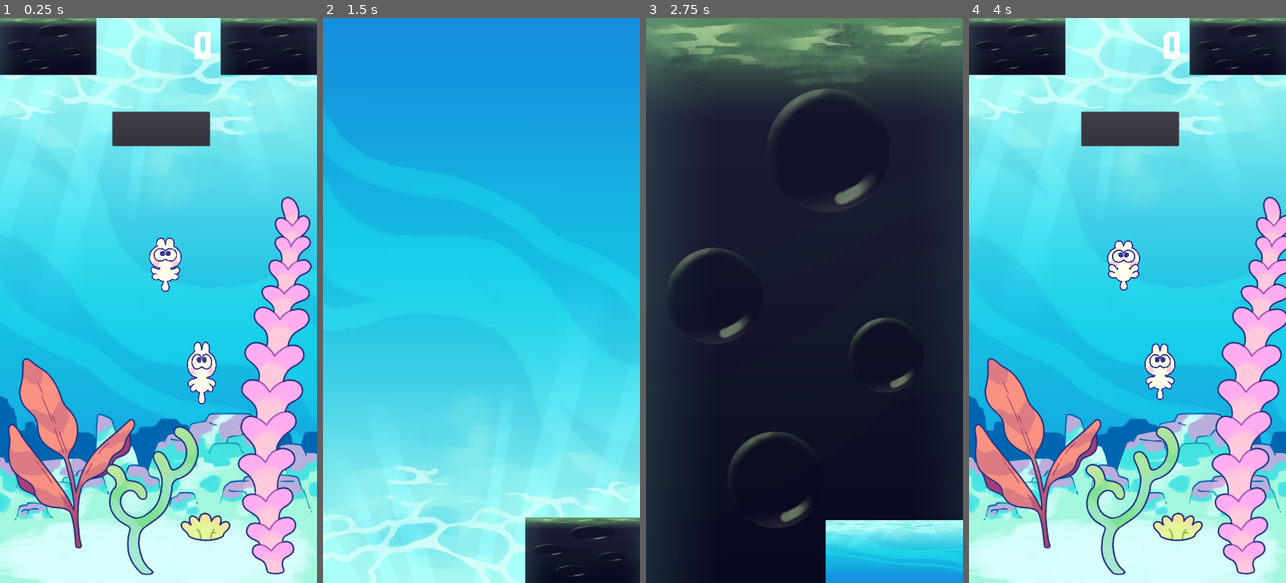
Above: before the commit, frames 1-4 (left to right).
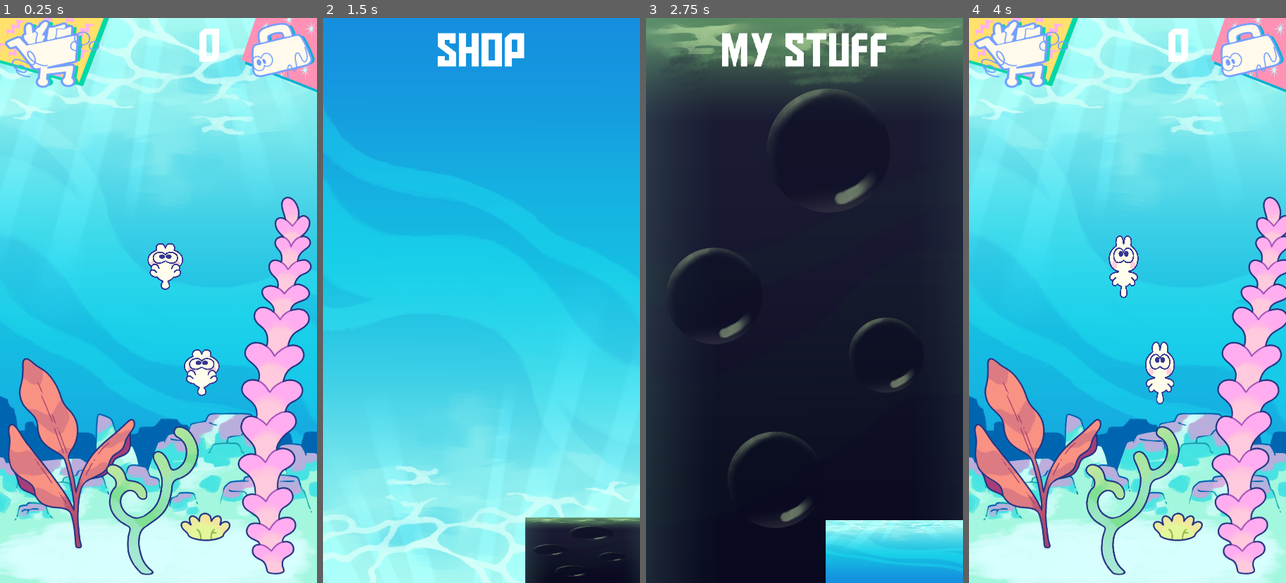
Above: after the commit, the same moments.

Repository: jespaepae/Subzoos
Game: Godot game, scene res://scenes/Game.tscn
Same seed, same stepped clock (60 frames per second), same inputs: the game is played once before the commit and once after it. Sound files missing from this copy of the repository are replaced by a short silence.
Inputs (mouse positions are in pixels of both pictures, inside the frame that each line leads up to; where the layout moved, square brackets give the same spot in the first picture):
- Up to frame 1 (0.25 s): no input
- Up to frame 2 (1.5 s): click (370, 46) at 0.52 s; click (380, 51) [370, 46] at 1.25 s
- Up to frame 3 (2.75 s): click (915, 63) [915, 46] at 2 s
- Up to frame 4 (4 s): click (1026, 51) [1016, 46] at 2.75 s; click (1228, 549) at 3.5 s

The runs differ from the first frame. In frame 1, 10% of the frame differs, in the area x 0-100%, y 0-69%; in frame 2, 1.1%; in frame 3, 1.7%; in frame 4, 9.8%.

Commit message:
implemented death animation

Diff:
--- a/autoloads/MusicController.tscn
+++ b/autoloads/MusicController.tscn
@@ -1,6 +1,6 @@
 [gd_scene load_steps=3 format=2]
 
-[ext_resource path="res://Music.gd" type="Script" id=1]
+[ext_resource path="res://autoloads/Music.gd" type="Script" id=1]
 [ext_resource path="res://autoloads/MusicController.gd" type="Script" id=2]
 
 [node name="MusicController" type="Node"]
--- a/project.godot
+++ b/project.godot
@@ -13,6 +13,7 @@
 config/name="Subzoos"
 run/main_scene="res://scenes/Game.tscn"
 config/icon="res://icon.png"
+config/windows_native_icon="res://icon.ico"
 
 [autoload]
 
--- a/save/save_file.gd
+++ b/save/save_file.gd
@@ -16,7 +16,8 @@
 	var file = File.new()
 	if not file.file_exists(SAVE_FILE):
 		game_data = {
-			"money": 0
+			"money": 0,
+			"backgrounds": []
 		}
 		save_data()
 	file.open(SAVE_FILE, File.READ)
--- a/scenes/Game.gd
+++ b/scenes/Game.gd
@@ -8,15 +8,13 @@
 
 func _ready():
 	MusicController.play_tank_music()
-	var font = Money.get_font("font")
-	font.size = 130
+	self.set_font_size(160)
 	if game_data.size() != 0:
 		Money.text = String(game_data.money)
 
 func _on_ShopButton_pressed():
 	if get_tree().change_scene("res://scenes/Shop.tscn") != OK:
 		print ("An unexpected error occured when trying to switch to the Shop scene")
-
 
 func _on_InventoryButton_pressed():
 	if get_tree().change_scene("res://scenes/Inventory.tscn") != OK:
@@ -27,3 +25,7 @@
 	game_data.money += 1
 	Money.text = String(game_data.money)
 	SaveFile.save_data()
+
+func set_font_size(size):
+	var font = Money.get_font("font")
+	font.size = size
--- a/scenes/Game.tscn
+++ b/scenes/Game.tscn
@@ -18,11 +18,27 @@
 [ext_resource path="res://assets/images/sea_monkey/Timeline 1_0005.png" type="Texture" id=16]
 [ext_resource path="res://assets/images/sea_monkey/Timeline 1_0008.png" type="Texture" id=17]
 [ext_resource path="res://assets/images/sea_monkey/Timeline 1_0003.png" type="Texture" id=18]
-[ext_resource path="res://assets/images/aquarium background 2.png" type="Texture" id=19]
+[ext_resource path="res://assets/images/shop icon.png" type="Texture" id=19]
 [ext_resource path="res://scenes/Game.gd" type="Script" id=20]
+[ext_resource path="res://assets/images/inventory icon.png" type="Texture" id=21]
+[ext_resource path="res://assets/images/ded subzoo anim/Timeline 1_0001.png" type="Texture" id=22]
+[ext_resource path="res://assets/images/ded subzoo anim/Timeline 1_0002.png" type="Texture" id=23]
+[ext_resource path="res://assets/images/ded subzoo anim/Timeline 1_0000.png" type="Texture" id=24]
+[ext_resource path="res://assets/images/ded subzoo anim/Timeline 1_0008.png" type="Texture" id=25]
+[ext_resource path="res://assets/images/ded subzoo anim/Timeline 1_0004.png" type="Texture" id=26]
+[ext_resource path="res://assets/images/ded subzoo anim/Timeline 1_0003.png" type="Texture" id=27]
+[ext_resource path="res://assets/images/ded subzoo anim/Timeline 1_0007.png" type="Texture" id=28]
+[ext_resource path="res://assets/images/ded subzoo anim/Timeline 1_0009.png" type="Texture" id=29]
+[ext_resource path="res://assets/images/ded subzoo anim/Timeline 1_0005.png" type="Texture" id=30]
+[ext_resource path="res://assets/images/ded subzoo anim/Timeline 1_0006.png" type="Texture" id=31]
 
 [sub_resource type="SpriteFrames" id=1]
 animations = [ {
+"frames": [ ExtResource( 24 ), ExtResource( 22 ), ExtResource( 23 ), ExtResource( 27 ), ExtResource( 26 ), ExtResource( 30 ), ExtResource( 31 ), ExtResource( 28 ), ExtResource( 25 ), ExtResource( 29 ) ],
+"loop": true,
+"name": "ded",
+"speed": 15.0
+}, {
 "frames": [  ],
 "loop": true,
 "name": "default",
@@ -102,7 +118,7 @@
 scale = Vector2( 0.201029, 0.212291 )
 frames = SubResource( 1 )
 animation = "display"
-frame = 7
+frame = 1
 playing = true
 
 [node name="CollisionShape2D" type="CollisionShape2D" parent="RigidBody2D"]
@@ -143,7 +159,7 @@
 scale = Vector2( 0.201029, 0.212291 )
 frames = SubResource( 1 )
 animation = "display"
-frame = 3
+frame = 1
 playing = true
 
 [node name="CollisionShape2D" type="CollisionShape2D" parent="RigidBody2D2"]
@@ -151,22 +167,22 @@
 shape = SubResource( 2 )
 
 [node name="ShopButton" type="TextureButton" parent="."]
-margin_right = 328.0
-margin_bottom = 193.0
+margin_right = 387.0
+margin_bottom = 245.0
 texture_normal = ExtResource( 19 )
 expand = true
 
 [node name="InventoryButton" type="TextureButton" parent="."]
 margin_left = 752.0
 margin_right = 1080.0
-margin_bottom = 193.0
-texture_normal = ExtResource( 19 )
+margin_bottom = 305.0
+texture_normal = ExtResource( 21 )
 expand = true
 
 [node name="Money" type="Label" parent="."]
-margin_left = 373.0
+margin_left = 403.0
 margin_top = 17.0
-margin_right = 721.0
+margin_right = 751.0
 margin_bottom = 180.0
 custom_fonts/font = SubResource( 10 )
 text = "0"
@@ -174,10 +190,10 @@
 valign = 1
 
 [node name="MoneyButton" type="Button" parent="."]
-margin_left = 383.0
-margin_top = 319.0
-margin_right = 715.0
-margin_bottom = 435.0
+margin_left = -191.0
+margin_top = 1778.0
+margin_right = -59.0
+margin_bottom = 1894.0
 
 [connection signal="timeout" from="SwimTimer" to="RigidBody2D" method="_on_SwimTimer_timeout"]
 [connection signal="timeout" from="SwimTimer" to="RigidBody2D2" method="_on_SwimTimer_timeout"]
--- a/scenes/Inventory.gd
+++ b/scenes/Inventory.gd
@@ -2,14 +2,17 @@
 
 
 # Declare member variables here. Examples:
-# var a = 2
-# var b = "text"
-
+onready var InventoryTitle = $InventoryTitle
 
 # Called when the node enters the scene tree for the first time.
 func _ready():
 	$TankMusic.stop()
+	self.set_font_size(160)
 
 func _on_BackButton_pressed():
 	if get_tree().change_scene("res://scenes/Game.tscn") != OK:
 		print ("An unexpected error occured when trying to switch to the Game scene")
+
+func set_font_size(size):
+	var font = InventoryTitle.get_font("font")
+	font.size = size
--- a/scenes/Inventory.tscn
+++ b/scenes/Inventory.tscn
@@ -1,9 +1,13 @@
-[gd_scene load_steps=5 format=2]
+[gd_scene load_steps=7 format=2]
 
 [ext_resource path="res://assets/images/aquarium background 2.png" type="Texture" id=1]
 [ext_resource path="res://assets/audio/bg_music.mp3" type="AudioStream" id=2]
 [ext_resource path="res://scenes/Inventory.gd" type="Script" id=3]
 [ext_resource path="res://assets/images/aquarium background.png" type="Texture" id=4]
+[ext_resource path="res://fonts/AldotheApache.ttf" type="DynamicFontData" id=5]
+
+[sub_resource type="DynamicFont" id=1]
+font_data = ExtResource( 5 )
 
 [node name="Inventory" type="Node2D"]
 script = ExtResource( 3 )
@@ -24,4 +28,12 @@
 texture_normal = ExtResource( 4 )
 expand = true
 
+[node name="InventoryTitle" type="Label" parent="."]
+margin_right = 1080.0
+margin_bottom = 230.0
+custom_fonts/font = SubResource( 1 )
+text = "MY STUFF"
+align = 1
+valign = 1
+
 [connection signal="pressed" from="BackButton" to="." method="_on_BackButton_pressed"]
--- /dev/null
+++ b/scenes/Music.gd
@@ -0,0 +1,14 @@
+extends AudioStreamPlayer
+
+
+# Declare member variables here. Examples:
+# var a = 2
+# var b = "text"
+
+
+# Called when the node enters the scene tree for the first time.
+func _ready():
+	pass # Replace with function body.
+
+func _on_ShopButton_pressed():
+	self.stream_paused = true
--- a/scenes/RigidBody2D.gd
+++ b/scenes/RigidBody2D.gd
@@ -2,23 +2,34 @@
 
 var velocity = Vector2()
 var rng = RandomNumberGenerator.new()
+var life = 4
 
 # Called when the node enters the scene tree for the first time.
 func _ready():
 	randomize()
+
 
 # Called every frame. 'delta' is the elapsed time since the previous frame.
 func _process(_delta):
 	rng.randomize()
 	var x = rng.randf_range(1, 200.0)
 	var y = rng.randf_range(-200.0, 200.0)
-	# Maked sure that the sea monkey doesn't move off the screen
-	if(self.position.x < 0):
-		x = rng.randf_range(1, 200.0)
-		set_linear_velocity(Vector2(x,y))
-	elif(self.position.x > 1080):
-		x = rng.randf_range(-200, -1)
-		set_linear_velocity(Vector2(x,y))
+	if(life > 0):
+		# Maked sure that the sea monkey doesn't move off the screen
+		if(self.position.x < 0):
+			x = rng.randf_range(1, 200.0)
+			set_linear_velocity(Vector2(x,y))
+		elif(self.position.x > 1080):
+			x = rng.randf_range(-200, -1)
+			set_linear_velocity(Vector2(x,y))
+		elif(self.position.y < 0):
+			y = rng.randf_range(1, 200.0)
+			set_linear_velocity(Vector2(x,y))
+		elif(self.position.y > 1920):
+			y = rng.randf_range(-200, -1)
+			set_linear_velocity(Vector2(x,y))
+	elif self.position.y < 0:
+		self.queue_free()
 	elif(self.position.y < 0):
 		y = rng.randf_range(1, 200.0)
 		set_linear_velocity(Vector2(x,y))
@@ -26,13 +37,19 @@
 		y = rng.randf_range(-200, -1)
 		set_linear_velocity(Vector2(x,y))
 
+
 # Every time there is a timeout the sea monkey moves to a different direction
 func _on_SwimTimer_timeout():
-	rng.randomize()
-	var x = rng.randf_range(-200.0, 200.0)
-	var y = rng.randf_range(-200.0, 200.0)
-	set_linear_velocity(Vector2(x,y))
+	if(life > 0):
+		rng.randomize()
+		var x = rng.randf_range(-200.0, 200.0)
+		var y = rng.randf_range(-200.0, 200.0)
+		set_linear_velocity(Vector2(x,y))
 
-
-func _on_SwimTimer2_timeout():
-	pass # Replace with function body.
+		life -= 2
+	else:
+		var x = 0
+		var y = -300
+		var sprite = self.get_child(0)
+		sprite.animation = "ded"
+		set_linear_velocity(Vector2(x,y))
--- a/scenes/Shop.gd
+++ b/scenes/Shop.gd
@@ -1,15 +1,16 @@
 extends Node2D
 
-
-# Declare member variables here. Examples:
-# var a = 2
-# var b = "text"
-
+onready var ShopTitle = $ShopTitle
 
 # Called when the node enters the scene tree for the first time.
 func _ready():
 	MusicController.play_shop_music()
+	self.set_font_size(160)
 
 func _on_BackButton_pressed():
 	if get_tree().change_scene("res://scenes/Game.tscn") != OK:
 		print ("An unexpected error occured when trying to switch to the Game scene")
+
+func set_font_size(size):
+	var font = ShopTitle.get_font("font")
+	font.size = size
--- a/scenes/Shop.tscn
+++ b/scenes/Shop.tscn
@@ -1,9 +1,13 @@
-[gd_scene load_steps=5 format=2]
+[gd_scene load_steps=7 format=2]
 
 [ext_resource path="res://assets/images/aquarium background.png" type="Texture" id=1]
 [ext_resource path="res://assets/audio/Shop_V1.wav" type="AudioStream" id=2]
 [ext_resource path="res://scenes/Shop.gd" type="Script" id=3]
 [ext_resource path="res://assets/images/aquarium background 2.png" type="Texture" id=4]
+[ext_resource path="res://fonts/AldotheApache.ttf" type="DynamicFontData" id=5]
+
+[sub_resource type="DynamicFont" id=1]
+font_data = ExtResource( 5 )
 
 [node name="Shop" type="Node2D"]
 script = ExtResource( 3 )
@@ -26,4 +30,12 @@
 texture_normal = ExtResource( 4 )
 expand = true
 
+[node name="ShopTitle" type="Label" parent="."]
+margin_right = 1080.0
+margin_bottom = 230.0
+custom_fonts/font = SubResource( 1 )
+text = "SHOP"
+align = 1
+valign = 1
+
 [connection signal="pressed" from="BackButton" to="." method="_on_BackButton_pressed"]
Renamed: Music.gd -> autoloads/Music.gd
Binary file added: icon.ico
Binary file changed: icon.png
Not shown: 1 places in scenes/Game.tscn that only renumber resources
Not shown, changed: Subzoos.pck
